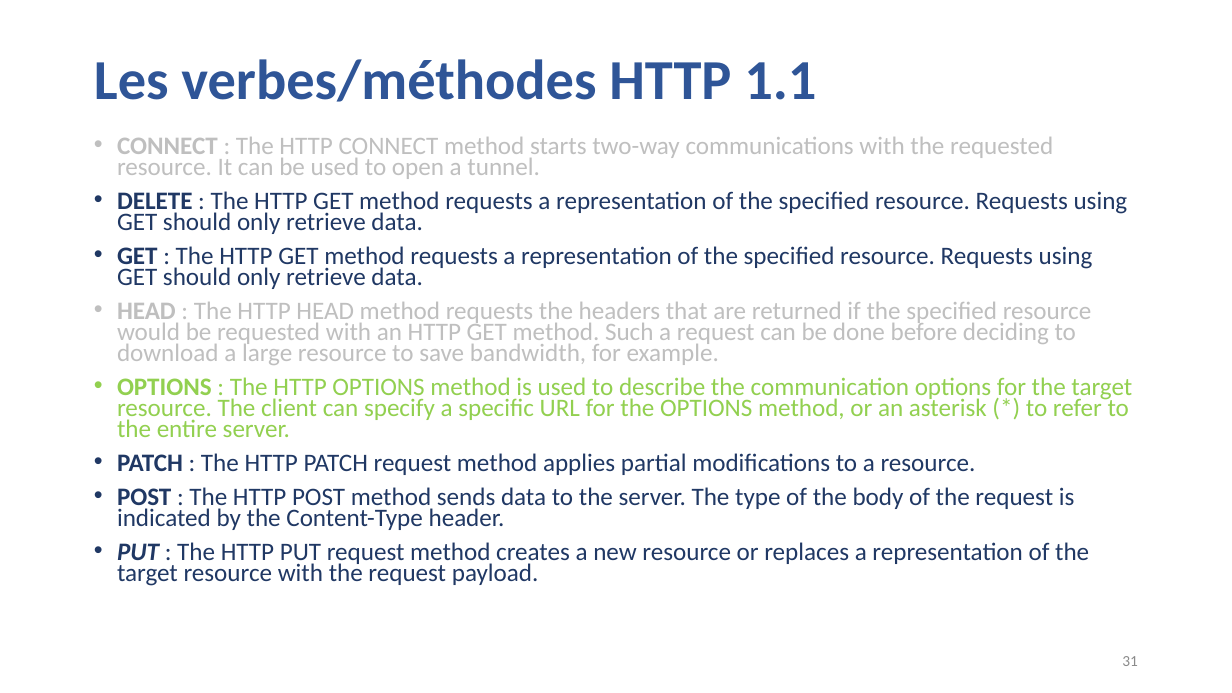
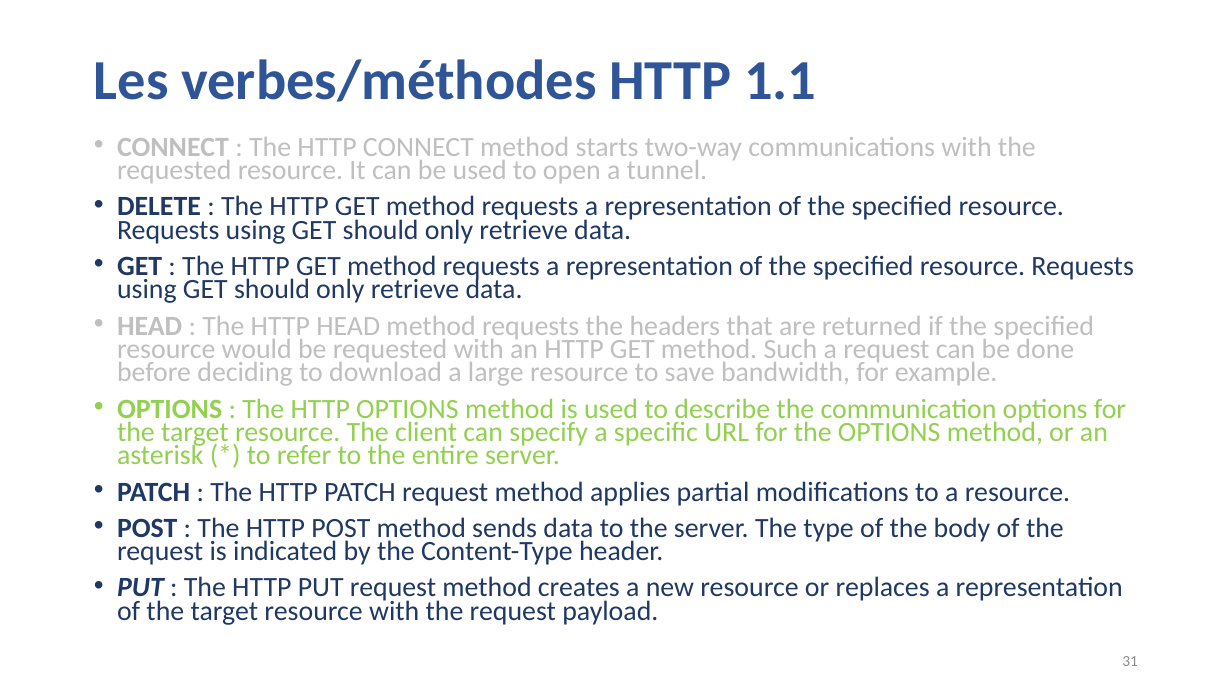
Before and after one commit to guillaumechervet/course.rest, a slide deck: slide 31 of documentations/3 - Web Services partie REST.pptx. Drawn at 1232x693 pixels with LibreOffice and Linux fonts; fonts in the diff are those of the drawing. Boxes give left, top, right and bottom in pixels: in the first picture for what was removed or moved away, otherwise in the second. Text is boxed around its words. In the diff, an @@ line names an element or a change of style, - is before the commit and + after.

```diff
--- a/documentations/3 - Web Services partie REST.pptx
+++ b/documentations/3 - Web Services partie REST.pptx
@@ text "CONNECT : The HTTP CONNECT ..." at [117,137,1133,625]: size 19.6 to 21.7 pt @@
```
Also in this commit, not shown: 1 other slide changed.
